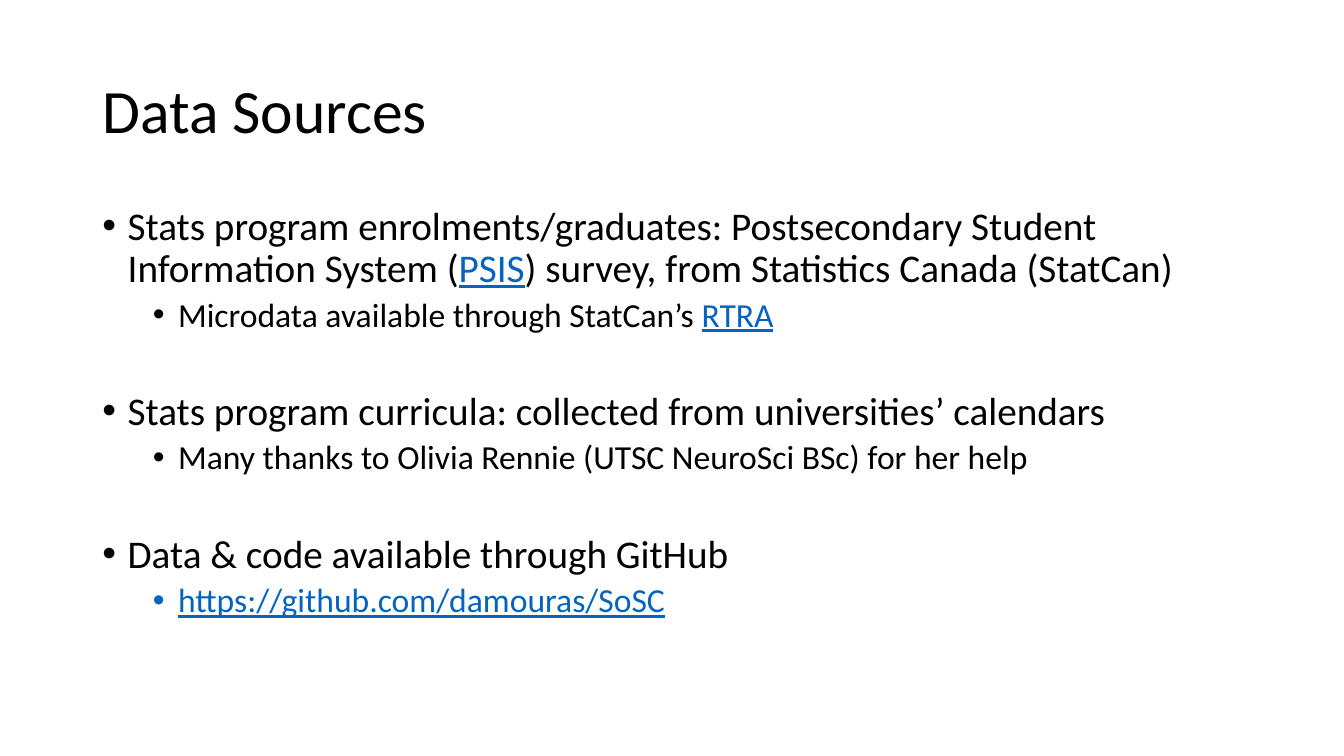
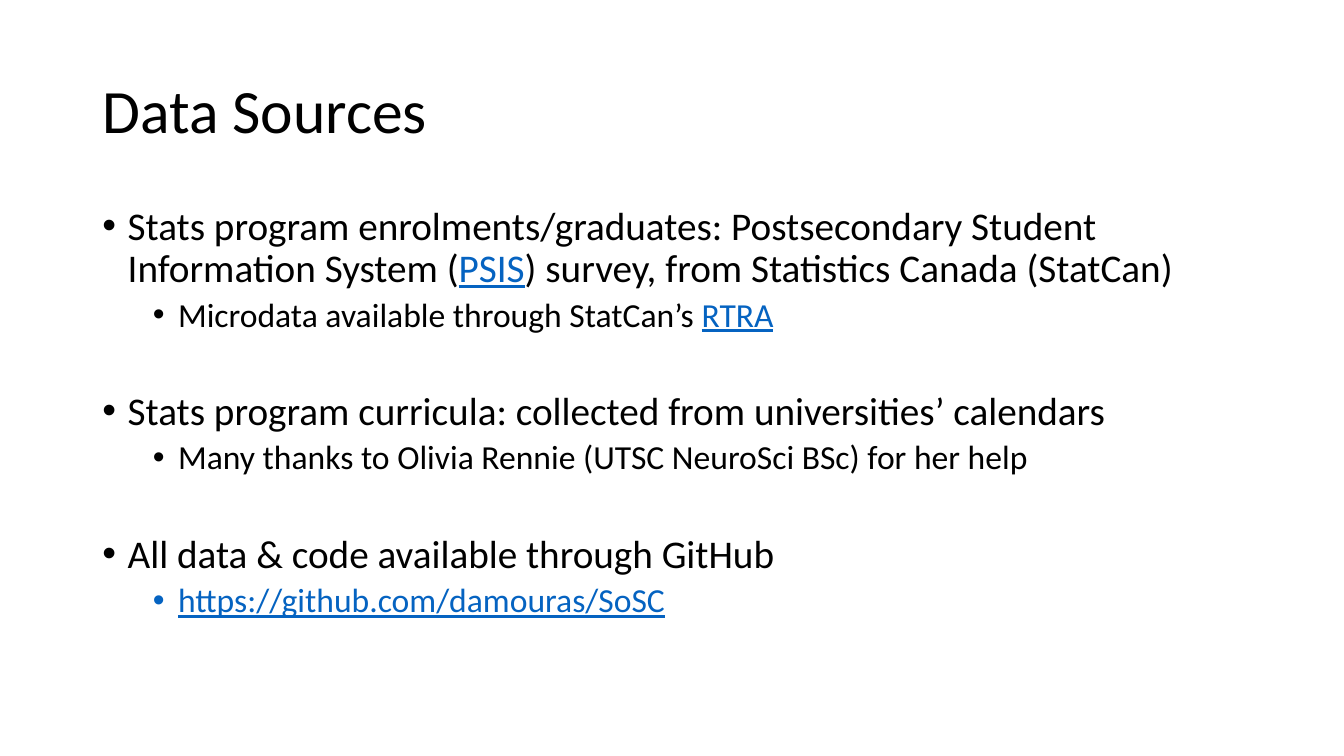
Before and after one commit to damouras/SoSC, a slide deck: slide 2 of Status fo Statistics Curricula.pptx. Drawn at 1344x756 pixels with LibreOffice and Linux fonts; fonts in the diff are those of the drawing. Boxes give left, top, right and bottom in pixels: in the first picture for what was removed or moved away, otherwise in the second. Text is boxed around its words. In the diff, an @@ line names an element or a change of style, - is before the commit and + after.

```diff
--- a/Status fo Statistics Curricula.pptx
+++ b/Status fo Statistics Curricula.pptx
@@ text at [128,540,774,575]: text changed @@
-• Data & code available through GitHub
+• All data & code available through GitHub
```
Also in this commit, not shown: 6 other slides changed, 3 slides added, 2 slides removed, 7 other files.
